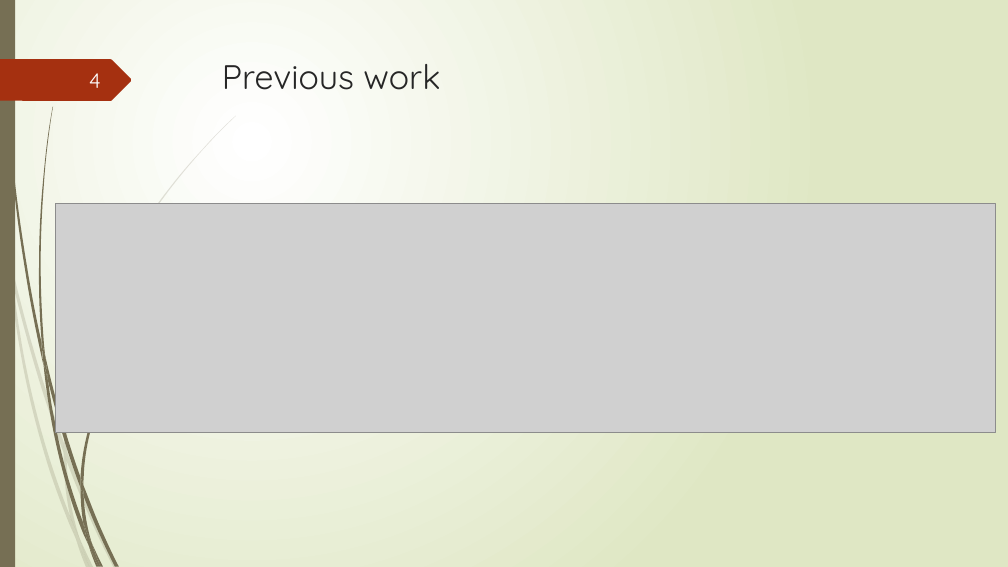
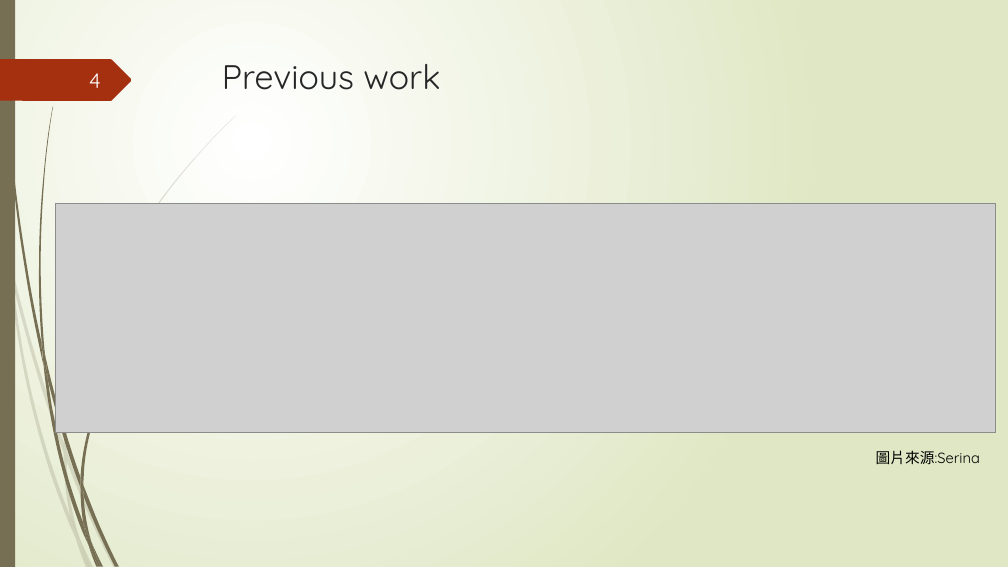
Before and after one commit to Lai-jun-yan/Academia-Sinica-internship-project, a slide deck: slide 4 of 暑期實習進度報告/presentation_final.pptx. Drawn at 1008x567 pixels with LibreOffice and Linux fonts; fonts in the diff are those of the drawing; grey boxes stand for pictures. Boxes give left, top, right and bottom in pixels: in the first picture for what was removed or moved away, otherwise in the second. Text is boxed around its words. In the diff, an @@ line names an element or a change of style, - is before the commit and + after.

Commit message:
新增圖片來源

```diff
--- a/暑期實習進度報告/presentation_final.pptx
+++ b/暑期實習進度報告/presentation_final.pptx
@@ text added at [876,450,980,464], 14 pt, text #000000 @@
+圖片來源:Serina
```
Also in this commit, not shown: 5 other slides changed.
